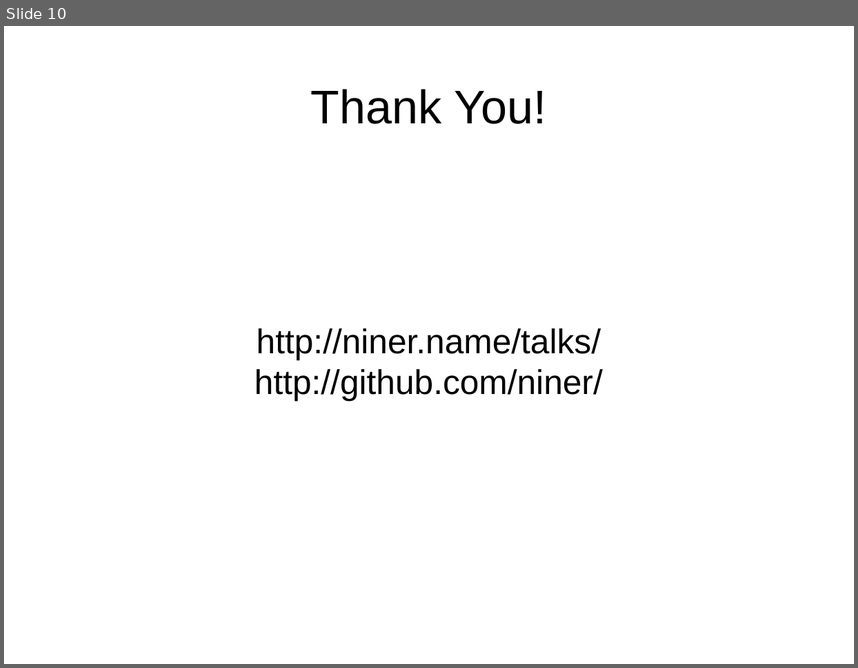
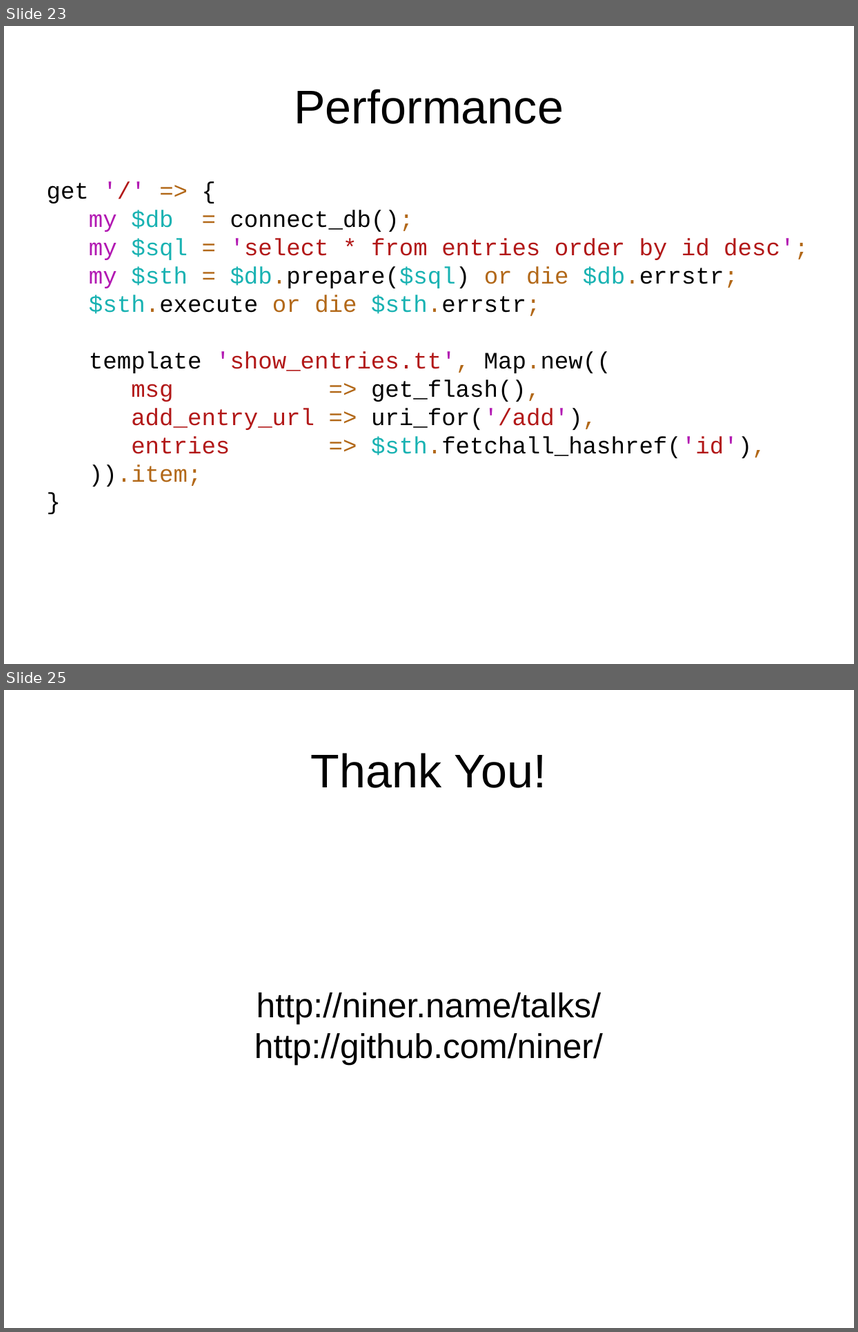
Before and after one commit to niner/talks, a slide deck: Web development and Perl 6/Web development and Perl 6.odp. Shown one above the other, each under a label of ours: slide 10 before the commit, slides 23 and 25 after it; the slides between them are not shown. The pictures are 858x668 and 858x1332 pixels, drawn with LibreOffice and Linux fonts; fonts in the diff are those of the drawing. Boxes give left, top, right and bottom in pixels: in the first picture for what was removed or moved away, otherwise in the second. Text is boxed around its words. In the diff, an @@ line names an element or a change of style, - is before the commit and + after.

```diff
--- a/Web development and Perl 6/Web development and Perl 6.odp
+++ b/Web development and Perl 6/Web development and Perl 6.odp
@@ slide 23 added at bbox=[4, 26, 854, 664], background #FFFFFF @@
@@ title added at bbox=[294, 89, 564, 124], 44 pt, text #000000 @@
+Performance
@@ text added at bbox=[47, 183, 809, 486], 22 pt, text #000000 @@
+get '/' => {
+my $db = connect_db();
+my $sql = 'select * from entries order by id desc';
+my $sth = $db.prepare($sql) or die $db.errstr;
+$sth.execute or die $sth.errstr;
+template 'show_entries.tt', Map.new((
+msg => get_flash(),
+add_entry_url => uri_for('/add'),
+entries => $sth.fetchall_hashref('id'),
+)).item;
+}
@@ what was slide 10 is now slide 25 @@
```
Also in this commit, not shown: 14 other slides added, 1 other file.
